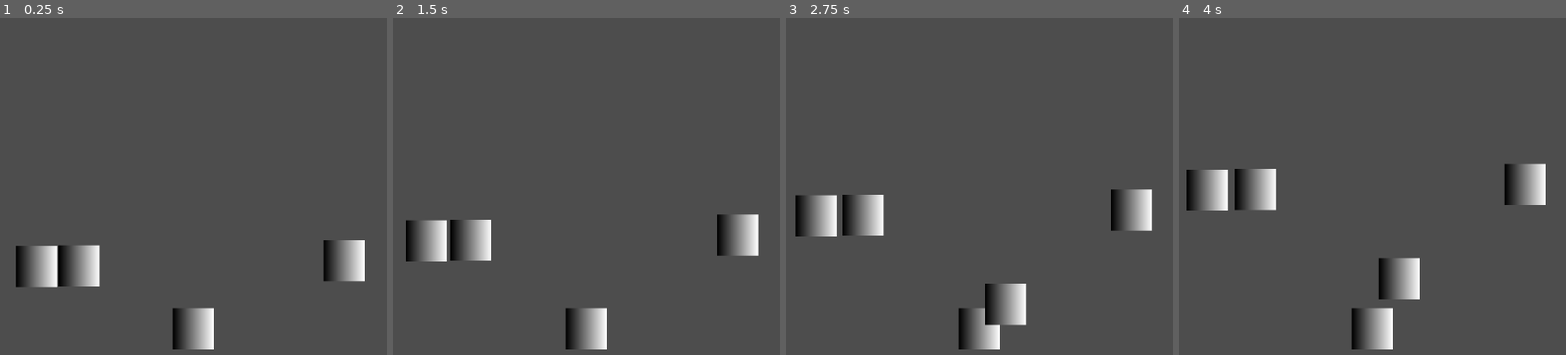
Above: before the commit, frames 1-4 (left to right).
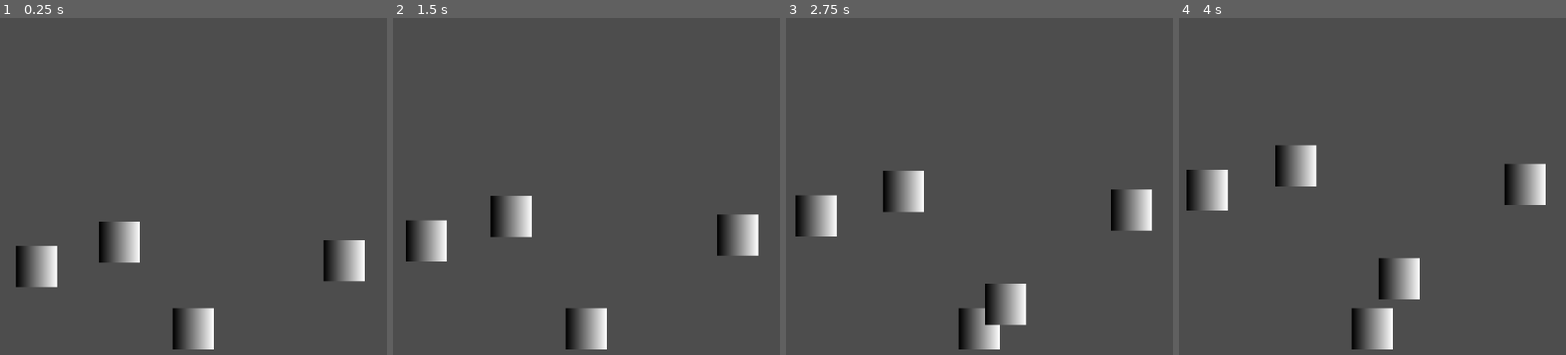
Above: after the commit, the same moments.

Repository: The-breakbar/Blub-Blub-Pop
Game: Godot game, scene res://scenes/main.tscn
Two runs of this game, one before a commit and one after it. Both use one fixed random seed, a clock stepped at 60 frames per second and the inputs below.
Inputs:
- Up to frame 1 (0.25 s): no input
- Up to frame 2 (1.5 s): no input
- Up to frame 3 (2.75 s): no input
- Up to frame 4 (4 s): no input

The runs differ from the first frame. In frame 1, 2.1% of the frame differs, in the area x 15-37%, y 60-80%; in frame 2, 2.1%; in frame 3, 2.1%; in frame 4, 2.2%, in the area x 14-36%, y 37-58%.

Commit message:
added global

Diff:
--- a/project.godot
+++ b/project.godot
@@ -14,6 +14,10 @@
 run/main_scene="res://scenes/main.tscn"
 config/features=PackedStringArray("4.3", "GL Compatibility")
 
+[autoload]
+
+Global="*res://scripts/global.gd"
+
 [rendering]
 
 renderer/rendering_method="gl_compatibility"
--- a/scenes/main.tscn
+++ b/scenes/main.tscn
@@ -3,18 +3,22 @@
 [ext_resource type="PackedScene" uid="uid://bp58lhmflaeps" path="res://scenes/bubble.tscn" id="1_6874e"]
 [ext_resource type="PackedScene" uid="uid://348v1ud6tw8v" path="res://scenes/bubble_spawner.tscn" id="2_0oukj"]
 
-[node name="main" type="Node2D"]
+[node name="main" type="Node"]
 
-[node name="bubble" parent="." instance=ExtResource("1_6874e")]
+[node name="game" type="Node2D" parent="."]
+
+[node name="bubble" parent="game" instance=ExtResource("1_6874e")]
 position = Vector2(281, 537)
 
-[node name="bubble2" parent="." instance=ExtResource("1_6874e")]
-position = Vector2(352, 536)
+[node name="bubble2" parent="game" instance=ExtResource("1_6874e")]
+position = Vector2(415, 499)
 
-[node name="bubble3" parent="." instance=ExtResource("1_6874e")]
+[node name="bubble3" parent="game" instance=ExtResource("1_6874e")]
 position = Vector2(764, 528)
 
-[node name="Node2D" parent="." instance=ExtResource("2_0oukj")]
+[node name="Node2D" parent="game" instance=ExtResource("2_0oukj")]
 position = Vector2(510, 597)
 spawn_time = 2.456
 x_offset = 81.531
+
+[node name="audio" type="Node" parent="."]
--- /dev/null
+++ b/scripts/global.gd
@@ -0,0 +1,3 @@
+extends Node
+
+signal bubble_popped
